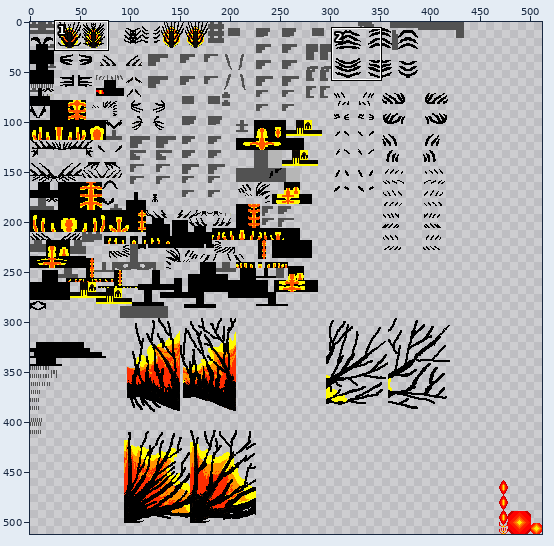
File history of a sprite sheet, src/test/resources/TopHatSerpent12_adult.png. The picture above shows the old version from afar; the outline marks the close-up.
Close-up. Before the commit:
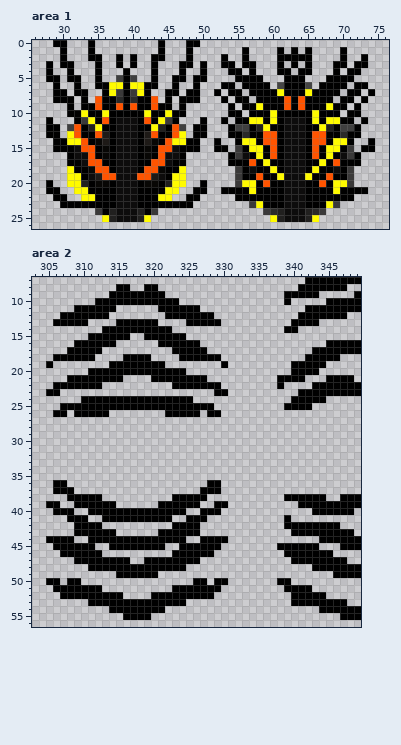
The file is 512x512 pixels. Colours within 5 levels of each other are drawn and written as one. Shown: area 1: x 26..76, y 0..26; area 2: x 303..349, y 7..56. The commit also changed other parts of the picture, which this record leaves out.
And afterwards:
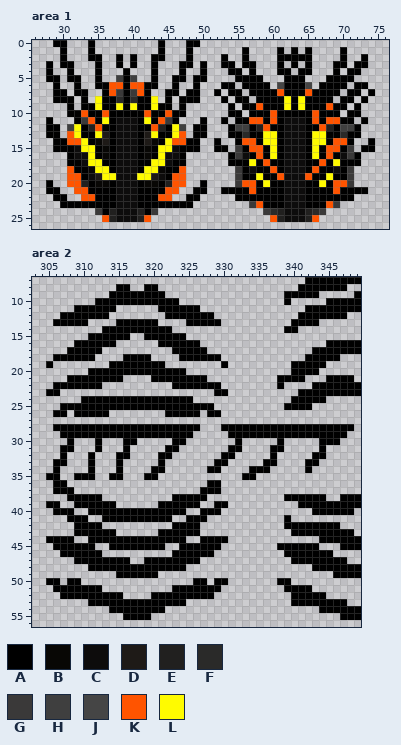
Palette (. is transparent): A #000000  B #080705  C #0d0c0c  D #1e1a17  E #21201f  F #2a2a29  G #3a3939  H #3f3f3f  J #454545  K #ff5400  L #fffb00
Edits made:
--- area 1
@@ x 26..76 @@
  5 ..AA.AA..A..HAH..A..AA.AA....AAAA...AAA...AAAA.....
- 6 ...A..A..AALLALLAA..A..A...AA.AAAA.JAAAJ.AAAA.AA...
- 7 ...AA.AA..ALGAGLA..AA.AA..A.AA.AAAALAAALAAAA.AA.A..
- 8 ...AAA.A.KAAFAFAAK.A.AAA...A.AA.AAAAKAKAAAA.AA.A...
- 9 .....A.AAKAAKAKAAKAA.A......A.AALAAAKAKAAALAA.A....
-10 .....AALAALAAAAALAALAA......AA.AAALAAAAALAAA.AA....
-11 ..A...AGLAKACCCAKALGA...A..A.AALLALACCCALALLAA.A...
-12 ..AA.HKAELAACCCAALEAKH.AA...AHHAELAACCCAALEAHHA....
-13 ..AA.LKAAKDACCCADKAAKL.AA...AAFAAKKACCCAKKAAFAA....
-14 ...AALLKABDACCCADBAKLLAA..A..ALLAKKACCCAKKALLA..A..
-15 ...AAACKKABACCCABAKKCAAA..AA.GALLAKACCCAKALLAG.AA..
-16 .....ACCKABACCCABAKCCA......AGCALAKACCCAKALACGA....
-17 .....AACKKAACCCAAKKCAA......AAAKALAACCCAALAKAAA....
-18 .....LAABKKACCCAKKBAAL.......GACAALACCCALAACAG.....
-19 .....LLACDKKCCCKKDCALL.......GAAKAALCCCLAAKAAG.....
-20 ..A..LLEABBACCCABBAELL..A....GLLAKAACCCAAKALLG.....
-21 ..AA..LLAAAACCCAAAALL..AA..AAAALAAAACCCAAAALAAAA...
-22 ...AA..LLAAACCCAAALL..AA.....AAAAAAACCCAAAAAAA.....
-23 ....AAAAAAAACCCAAAAAAAA........GLAAACCCAAALG.......
+ 6 ...A..A..AAKKAKKAA..A..A...AA.AAAA.JAAAJ.AAAA.AA...
+ 7 ...AA.AA..AKGAGKA..AA.AA..A.AA.AAAAKAAAKAAAA.AA.A..
+ 8 ...AAA.A.LAAFAFAAL.A.AAA...A.AA.AAAALALAAAA.AA.A...
+ 9 .....A.AALAALALAALAA.A......A.AAKAAALALAAAKAA.A....
+10 .....AAKAAKAAAAAKAAKAA......AA.AAAKAAAAAKAAA.AA....
+11 ..A...AGKALACCCALAKGA...A..A.AAKKAKACCCAKAKKAA.A...
+12 ..AA.HLAEKAACCCAAKEALH.AA...AHHAEKAACCCAAKEAHHA....
+13 ..AA.KLAALDACCCADLAALK.AA...AAFAALLACCCALLAAFAA....
+14 ...AAKKLABDACCCADBALKKAA..A..AKKALLACCCALLAKKA..A..
+15 ...AAACLLABACCCABALLCAAA..AA.GAKKALACCCALAKKAG.AA..
+16 .....ACCLABACCCABALCCA......AGCAKALACCCALAKACGA....
+17 .....AACLLAACCCAALLCAA......AAALAKAACCCAAKALAAA....
+18 .....KAABLLACCCALLBAAK.......GACAAKACCCAKAACAG.....
+19 .....KKACDLLCCCLLDCAKK.......GAALAAKCCCKAALAAG.....
+20 ..A..KKEABBACCCABBAEKK..A....GKKALAACCCAALAKKG.....
+21 ..AA..KKAAAACCCAAAAKK..AA..AAAAKAAAACCCAAAAKAAAA...
+22 ...AA..KKAAACCCAAAKK..AA.....AAAAAAACCCAAAAAAA.....
+23 ....AAAAAAAACCCAAAAAAAA........GKAAACCCAAAKG.......
 24 .........GAECCCEAG...............GFECCCEFG.........
-25 ..........LECCCEL.................LECCCEL..........
+25 ..........KECCCEK.................KECCCEK..........
 26 ...................................................
--- area 2
@@ x 303..349 @@
 27 ...............................................
-28 ...............................................
-29 ...............................................
-30 ...............................................
-31 ...............................................
-32 ...............................................
-33 ...............................................
-34 ...............................................
-35 ...............................................
+28 ...AAAAAAAAAAAAAAAAAAAAA...AAAAAAAAAAAAAAAAAAA.
+29 ....AAAAAAAAAAAAAAAAAAA.....AAAAAAAAAAAAAAAAA..
+30 .....A...A...AA.....AA.......A.....A.....AAA...
+31 ....AA...A...A.....AA.......AA....AA.....A.....
+32 ....A...A...AA....AA.......AA.....A.....AA.....
+33 ...AA...A...A.....A.......AA.....AA....AA......
+34 ...A....A...A....AA......AA....AAA.....A.......
+35 ..AA..AAA..AA...AA............AA...............
 36 ...AA....................AA....................
Boxes around the changes in both close-ups, in picture pixels (x1, y1, x2, y2):
changed: (67, 82, 186, 222)
changed: (242, 89, 347, 222)
added: (46, 424, 354, 480)
